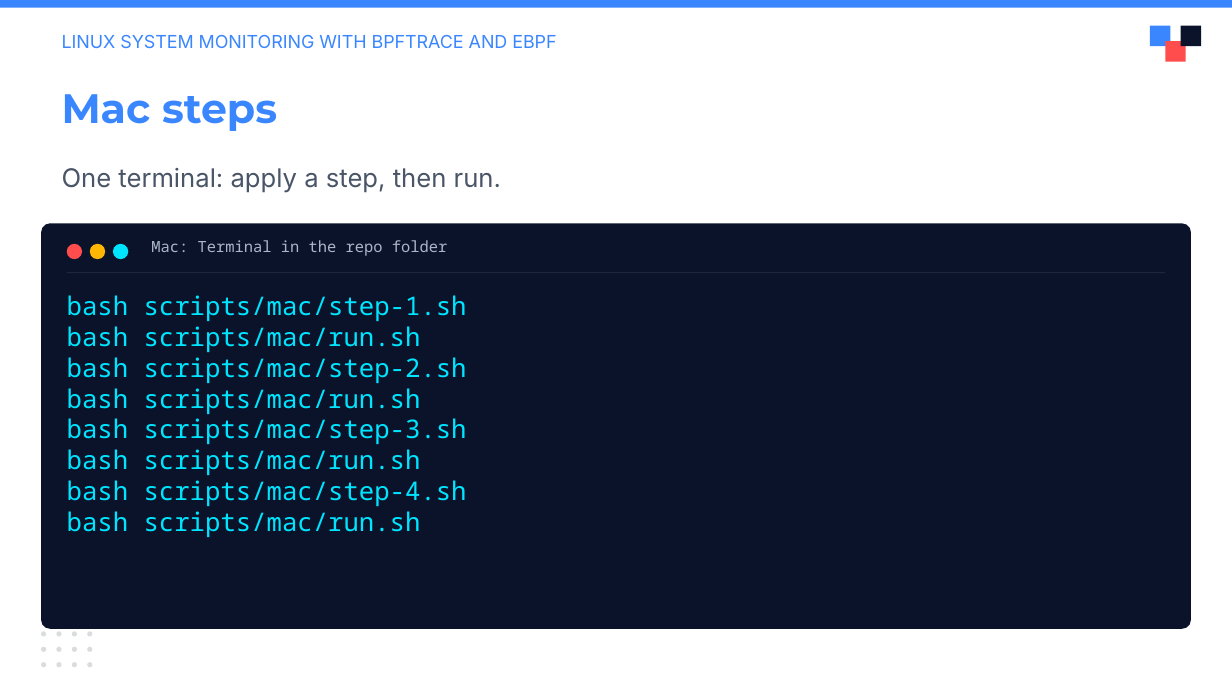
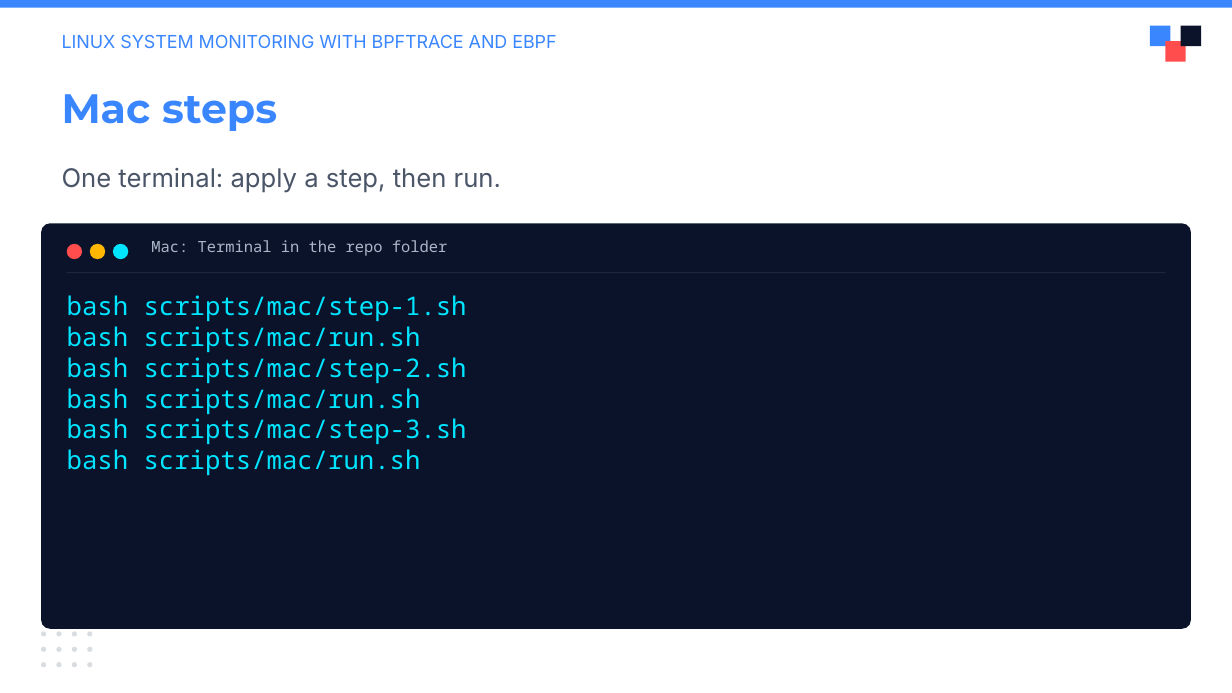
Before and after one commit to julianshalaby-perj/falco-libs-workshop, a slide deck: slide 6 of presentation/falco-libs-intro.pptx. Drawn at 1232x693 pixels with LibreOffice and Linux fonts; fonts in the diff are those of the drawing; background and template pictures are left out. Boxes give left, top, right and bottom in pixels: in the first picture for what was removed or moved away, otherwise in the second. Text is boxed around its words. In the diff, an @@ line names an element or a change of style, - is before the commit and + after.

```diff
--- a/presentation/falco-libs-intro.pptx
+++ b/presentation/falco-libs-intro.pptx
@@ text at [67,480,467,537]: paragraphs removed @@
-bash scripts/mac/step-4.sh
-bash scripts/mac/run.sh
```
Also in this commit, not shown: 5 other slides changed, 1 slide removed.
